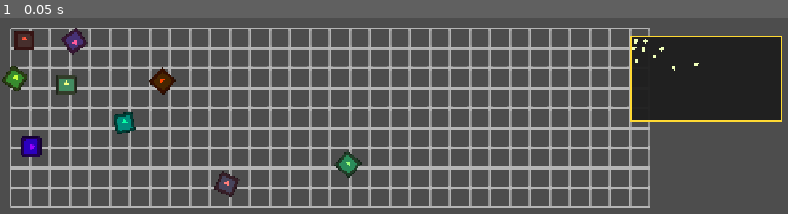
Above: before the commit, frame 1.
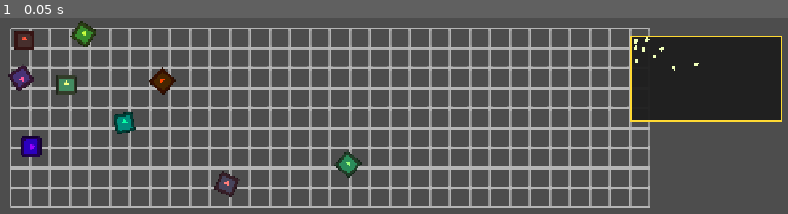
Above: after the commit, the same moment.

Repository: iboobey/piece-by-piece
Game: Godot game, scene res://scenes/puzzles/puzzle_one.tscn
The game is run twice, just before and just after one commit, with the same random seed, the same clock (stepped at 60 frames per second) and the same inputs. The project has no main scene, so this scene is started directly. The engine's default icon, where the game draws it, is replaced by a stand-in: a white triangle on a blue panel in a dark square.
Inputs:
- Up to frame 1 (0.05 s): no input

The runs differ from the first frame. In frame 1, 0.8% of the frame differs, in the area x 0-83%, y 1-38%.

Commit message:
Group Mechanism Version 3
It is buggy. I just need to solve those bugs and I will do two more things.

Diff:
--- a/scenes/puzzles/puzzle_one.tscn
+++ b/scenes/puzzles/puzzle_one.tscn
@@ -32,7 +32,7 @@
 MINIMAP = NodePath("../../Minimap")
 
 [node name="PuzzlePiece2" parent="PiecesRoot" unique_id=2030280572 node_paths=PackedStringArray("PUZZLE_GRID", "LEVEL_CONTROLLER", "MINIMAP") instance=ExtResource("2_tx7lx")]
-position = Vector2(119, 37)
+position = Vector2(34.000004, 96)
 rotation = 2.557566
 GRID_X = 1
 GRID_Y = 2
@@ -42,10 +42,10 @@
 MINIMAP = NodePath("../../Minimap")
 
 [node name="PuzzlePiece3" parent="PiecesRoot" unique_id=1228614711 node_paths=PackedStringArray("PUZZLE_GRID", "LEVEL_CONTROLLER", "MINIMAP") instance=ExtResource("2_tx7lx")]
-position = Vector2(24, 96.99994)
+position = Vector2(134.00002, 25.999977)
 rotation = 0.59905493
-GRID_X = 1
-GRID_Y = 3
+GRID_X = 2
+GRID_Y = 1
 PUZZLE_GRID = NodePath("../../PuzzleGrid")
 LEVEL_CONTROLLER = NodePath("../../PuzzleLevelController")
 PUZZLE_MODULE = Color(0.78423136, 1, 0.24344015, 1)
@@ -53,8 +53,8 @@
 
 [node name="PuzzlePiece4" parent="PiecesRoot" unique_id=1862630047 node_paths=PackedStringArray("PUZZLE_GRID", "LEVEL_CONTROLLER", "MINIMAP") instance=ExtResource("2_tx7lx")]
 position = Vector2(106, 107)
-GRID_X = 1
-GRID_Y = 4
+GRID_X = 2
+GRID_Y = 2
 PUZZLE_GRID = NodePath("../../PuzzleGrid")
 LEVEL_CONTROLLER = NodePath("../../PuzzleLevelController")
 PUZZLE_MODULE = Color(0.9504478, 1, 0.5075571, 1)
--- a/scripts/elements/group_manager.gd
+++ b/scripts/elements/group_manager.gd
@@ -80,14 +80,55 @@
 	selected_pieces.clear()
 
 
-func _unhandled_key_input(event: InputEvent) -> void:
-	if event.is_action_pressed("create_piece_group"):
-		create_group_from_selection()
-		get_viewport().set_input_as_handled()
+func merge_pieces(piece_a : PuzzlePiece, piece_b : PuzzlePiece):
+	if not is_instance_valid(piece_a) or not is_instance_valid(piece_b):
+		return
 
-	elif event.is_action_pressed("ungroup_selected"):
-		ungroup_selected()
-		get_viewport().set_input_as_handled()
+	if piece_a == piece_b:
+		return
+
+	var key_a := piece_a.get_instance_id()
+	var key_b := piece_b.get_instance_id()
+
+	var group_a : Array = groups_by_piece.get(key_a, [])
+	var group_b : Array = groups_by_piece.get(key_b, [])
+
+	if group_a.is_empty() and group_b.is_empty():
+		var new_group : Array[PuzzlePiece] = [piece_a, piece_b]
+		groups.append(new_group)
+		groups_by_piece[key_a] = new_group
+		groups_by_piece[key_b] = new_group
+		return
+
+	if group_b.is_empty():
+		group_a.append(piece_b)
+		groups_by_piece[key_b] = group_a
+		return
+
+	if group_a.is_empty():
+		group_b.append(piece_a)
+		groups_by_piece[key_a] = group_b
+		return
+
+	if group_a.has(piece_b):
+		return
+
+	for member in group_b:
+		if not group_a.has(member):
+			group_a.append(member)
+		groups_by_piece[member.get_instance_id()] = group_a
+
+	groups.erase(group_b)
+
+
+#func _unhandled_key_input(event: In]putEvent) -> void:
+	#if event.is_action_pressed("create_piece_group"):
+		#create_group_from_selection()
+		#get_viewport().set_input_as_handled()
+	#
+	#elif event.is_action_pressed("ungroup_selected"):
+		#ungroup_selected()
+		#get_viewport().set_input_as_handled()
 
 
 func try_snapping_to_a_group(main_piece : PuzzlePiece):
@@ -95,7 +136,7 @@
 		if check_piece_rotation(main_piece, piece) and check_piece_closeness(main_piece, piece)[0]:
 			piece.global_rotation = main_piece.global_rotation
 			piece.global_position = main_piece.global_position + check_piece_closeness(main_piece, piece)[1]
-			print("yes")
+			merge_pieces(main_piece, piece)
 
 
 func check_piece_closeness(main_piece : PuzzlePiece, piece : PuzzlePiece):
--- a/scripts/elements/puzzle_piece.gd
+++ b/scripts/elements/puzzle_piece.gd
@@ -67,11 +67,11 @@
 	if is_dragging:
 
 		var desired_position := get_global_mouse_position() + drag_offset
-		var movement := clamp_to_border(desired_position)
+		var movement := desired_position - global_position
 
 		for member in drag_members:
 			if is_instance_valid(member):
-				member.global_position = movement
+				member.global_position = clamp_to_border(member.global_position + movement)
 
 
 		MINIMAP.request_redraw()
@@ -135,14 +135,16 @@
 
 
 			var did_snap = snap()
+
 			is_dragging = false
-			drag_members.clear()
 			set_process(false)
-			GROUP_MANAGER.try_snapping_to_a_group(self)
 
 			if did_snap:
 				GROUP_MANAGER.remove_piece_from_group(self)
-
+			else:
+				GROUP_MANAGER.try_snapping_to_a_group(self)
+
+			drag_members.clear()
 			get_viewport().set_input_as_handled()
 
 
@@ -214,7 +216,7 @@
 
 	is_snapped = true
 	lock_piece()
-	z_index = -30333
+	z_index = -4096
 	return true
 
 
